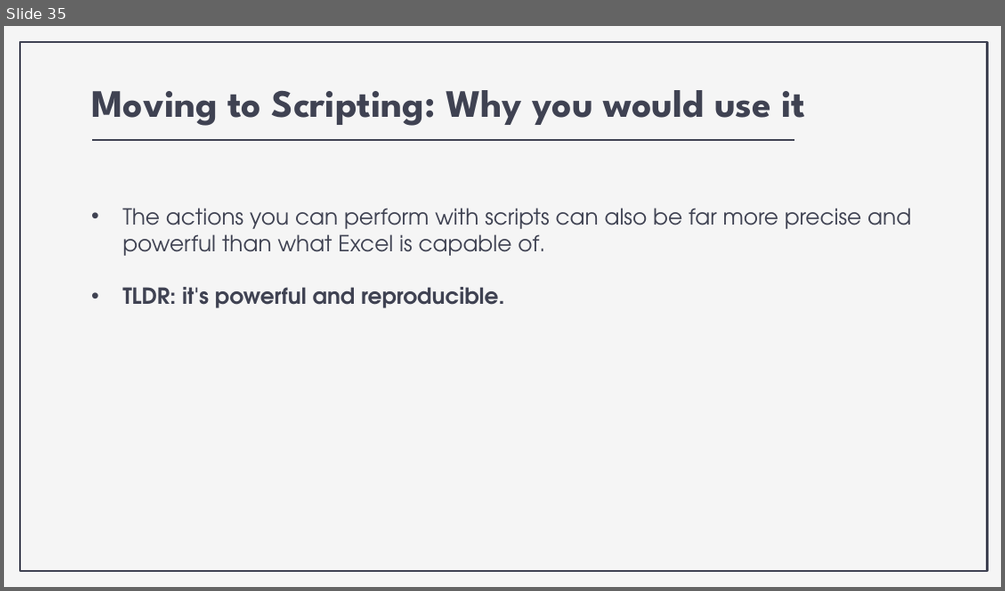
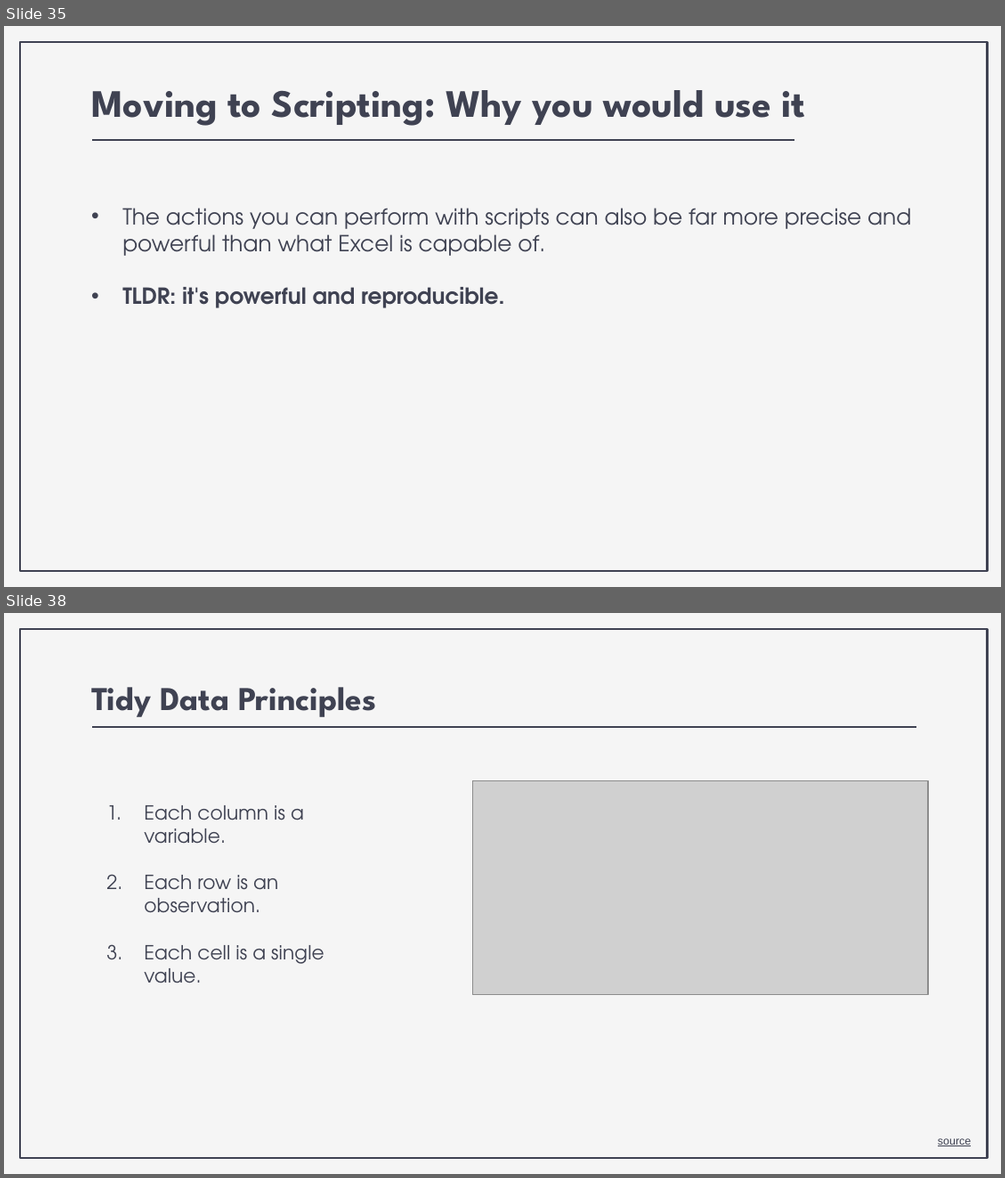
Before and after one commit to nickrochlin/rdm-jumpstart2, a slide deck: docs/files/Block3-1_Excel-to-Scripting.pptx. Shown one above the other, each under a label of ours: slide 35 before the commit, slides 35 and 38 after it; the slides between them are not shown. The pictures are 1005x591 and 1005x1178 pixels, drawn with LibreOffice and Linux fonts; fonts in the diff are those of the drawing; grey boxes stand for pictures. Boxes give left, top, right and bottom in pixels: in the first picture for what was removed or moved away, otherwise in the second. Text is boxed around its words. In the diff, an @@ line names an element or a change of style, - is before the commit and + after.

```diff
--- a/docs/files/Block3-1_Excel-to-Scripting.pptx
+++ b/docs/files/Block3-1_Excel-to-Scripting.pptx
@@ slide 38 added at box(4, 613, 1001, 1174), background #F5F5F5; not listed: 1 template element that a slide beside it also shows @@
@@ title added at box(91, 687, 376, 717), 24 pt, text #3F4252, bold @@
+Tidy Data Principles
@@ line added from (93, 727) to (916, 727), #3F4252 1.5 pt @@
@@ picture added at box(472, 781, 928, 995) @@
@@ subtitle added at box(144, 805, 324, 983), 14 pt, text #3F4252 @@
+1. Each column is a variable.
+2. Each row is an observation.
+3. Each cell is a single value.
@@ text added at box(938, 1138, 971, 1146), 8 pt, text #3F4252, underline @@
+source
```
Also in this commit, not shown: 1 slide changed, 6 other slides added, 1 slide removed, 21 other files.
